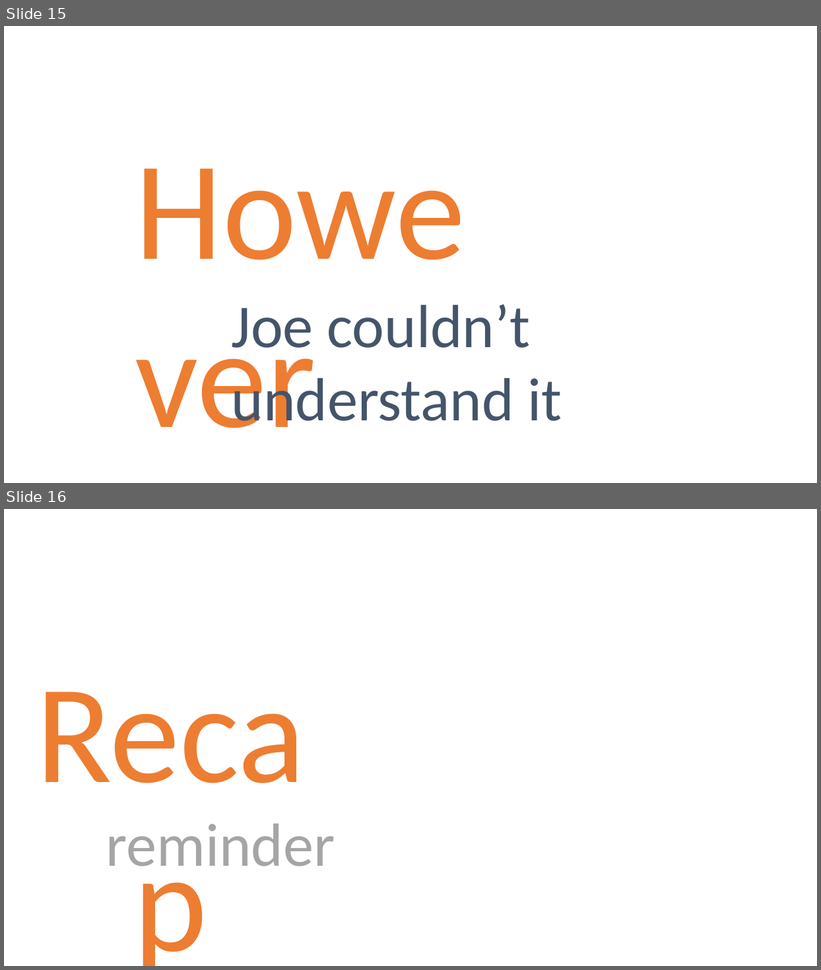
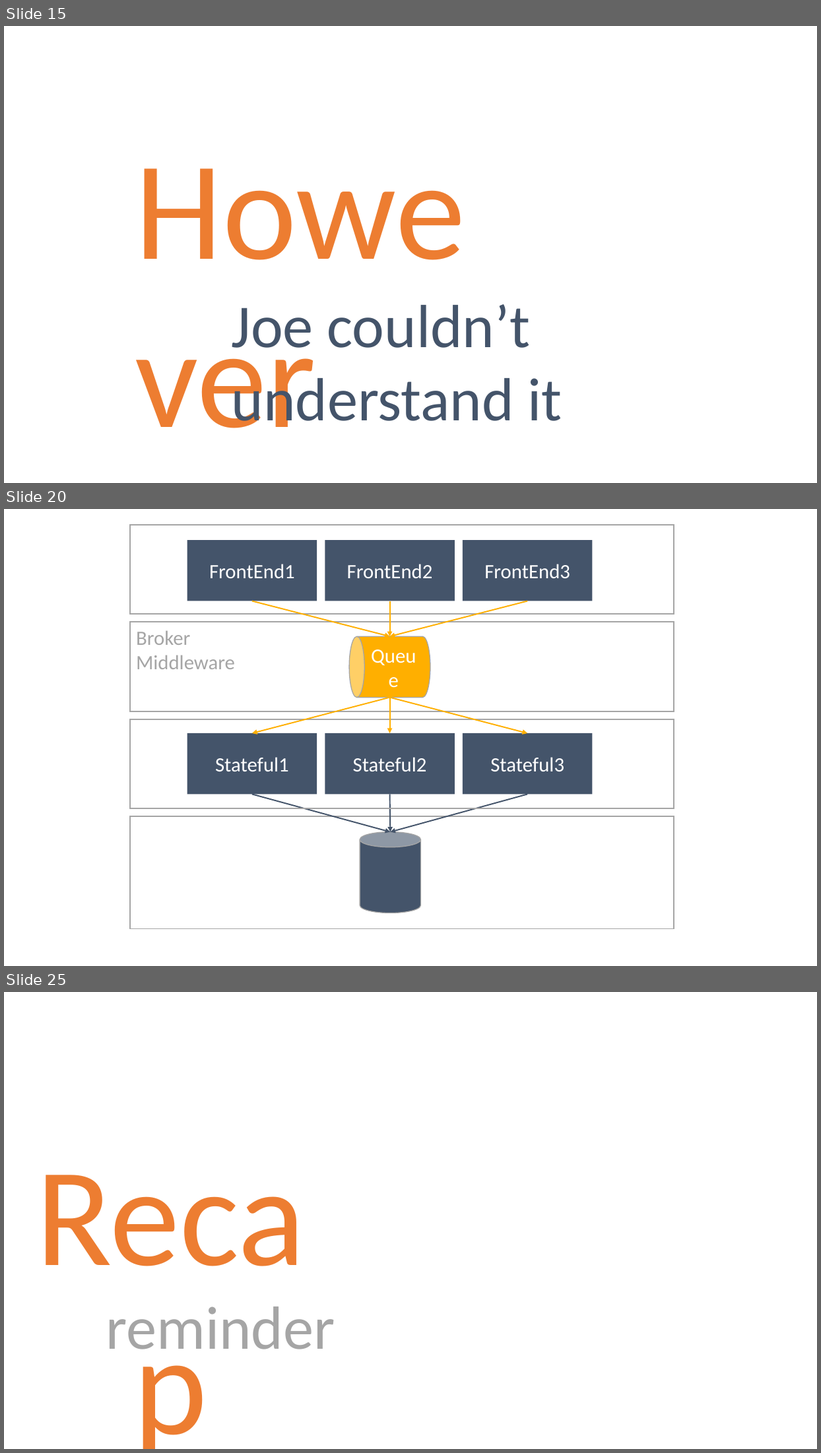
Before and after one commit to danielmarbach/Microservices.ServiceFabric, a slide deck: presentation.pptx. Shown one above the other, each under a label of ours: slides 15 and 16 before the commit, slides 15, 20 and 25 after it; the slides between them are not shown. The pictures are 821x970 and 821x1453 pixels, drawn with LibreOffice and Linux fonts; fonts in the diff are those of the drawing. Boxes give left, top, right and bottom in pixels: in the first picture for what was removed or moved away, otherwise in the second. Text is boxed around its words. In the diff, an @@ line names an element or a change of style, - is before the commit and + after.

```diff
--- a/presentation.pptx
+++ b/presentation.pptx
@@ slide 20 added at (x1=4, y1=509, x2=817, y2=966), background #FFFFFF @@
@@ rectangle added at (x1=130, y1=525, x2=675, y2=614), outline #A5A5A5 1.5 pt @@
@@ rectangle added at (x1=187, y1=540, x2=318, y2=601), fill #44546A, 24 pt, text #FFFFFF @@
+FrontEnd1
@@ rectangle added at (x1=325, y1=540, x2=455, y2=601), fill #44546A, 24 pt, text #FFFFFF @@
+FrontEnd2
@@ rectangle added at (x1=463, y1=540, x2=593, y2=601), fill #44546A, 24 pt, text #FFFFFF @@
+FrontEnd3
@@ arrow added from (252, 601) to (390, 636), #FFAF00 1.5 pt @@
@@ arrow added from (390, 601) to (390, 636), #FFAF00 1.5 pt @@
@@ arrow added from (527, 601) to (390, 636), #FFAF00 1.5 pt @@
@@ rectangle added at (x1=130, y1=623, x2=675, y2=712), outline #A5A5A5 1.5 pt @@
@@ text added at (x1=136, y1=631, x2=235, y2=669), 24 pt, text #A5A5A5 @@
+Broker Middleware
@@ cylinder added at (x1=350, y1=637, x2=430, y2=698), fill #FFAF00, outline #A5A5A5 1 pt, 24 pt, text #FFFFFF @@
+Queue
@@ arrow added from (390, 698) to (252, 733), #FFAF00 1.5 pt @@
@@ arrow added from (390, 698) to (390, 733), #FFAF00 1.5 pt @@
@@ arrow added from (390, 698) to (527, 733), #FFAF00 1.5 pt @@
@@ rectangle added at (x1=130, y1=720, x2=675, y2=809), outline #A5A5A5 1.5 pt @@
@@ rectangle added at (x1=187, y1=733, x2=318, y2=795), fill #44546A, 24 pt, text #FFFFFF @@
+Stateful1
@@ rectangle added at (x1=325, y1=733, x2=455, y2=795), fill #44546A, 24 pt, text #FFFFFF @@
+Stateful2
@@ rectangle added at (x1=463, y1=733, x2=593, y2=795), fill #44546A, 24 pt, text #FFFFFF @@
+Stateful3
@@ arrow added from (252, 795) to (390, 832), #44546A 1.5 pt @@
@@ arrow added from (527, 795) to (390, 832), #44546A 1.5 pt @@
@@ arrow added from (390, 795) to (390, 832), #44546A 1.5 pt @@
@@ rectangle added at (x1=130, y1=817, x2=675, y2=929), outline #A5A5A5 1.5 pt @@
@@ cylinder added at (x1=360, y1=832, x2=420, y2=914), fill #44546A, outline #A5A5A5 1 pt @@
@@ what was slide 16 is now slide 25 @@
```
Also in this commit, not shown: 2 slides changed, 8 other slides added, 1 other file.
